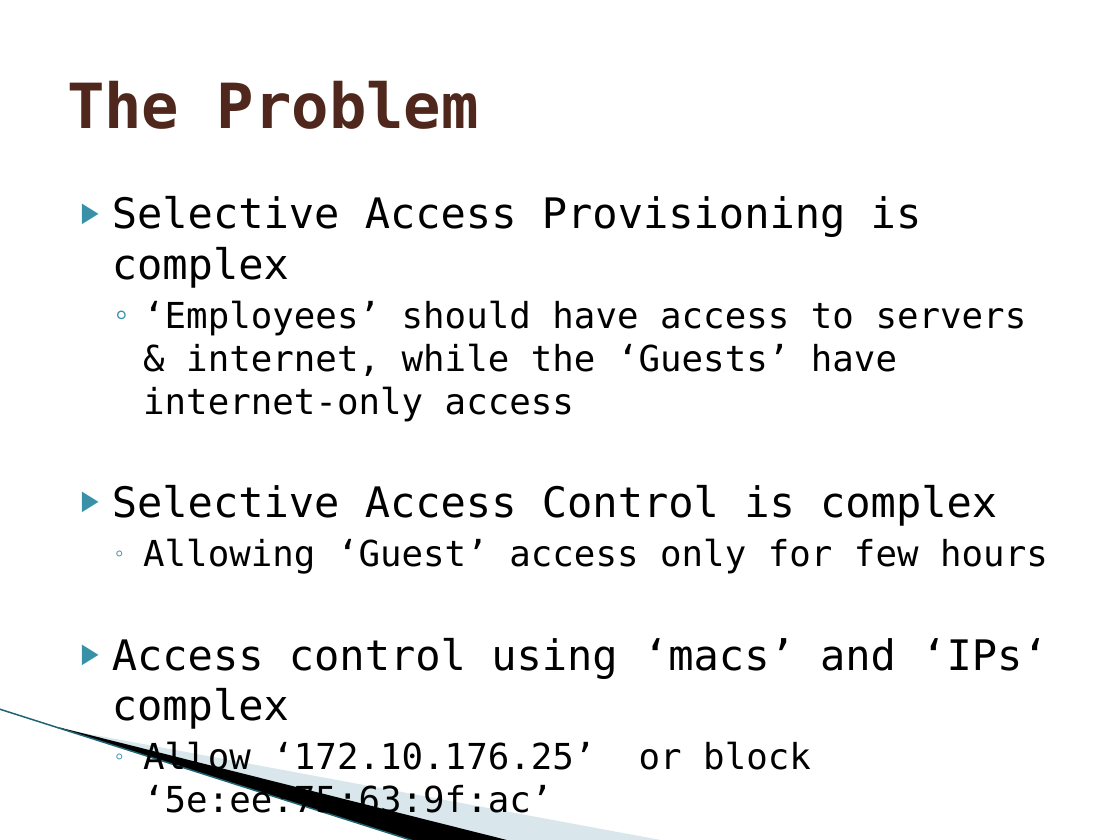
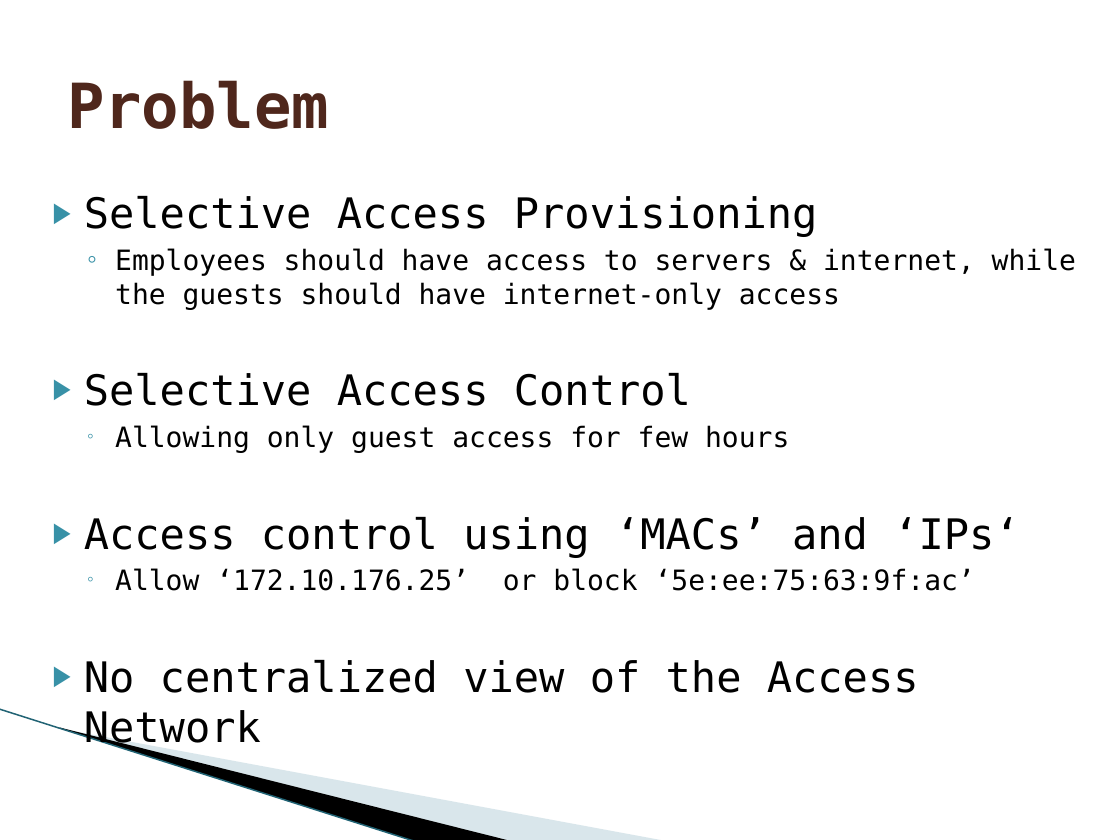
Before and after one commit to onfsdn/access_prov, a slide deck: slide 2 of Dynamic Access Provision.pptx. Drawn at 1120x840 pixels with LibreOffice and Linux fonts; fonts in the diff are those of the drawing; background and template pictures are left out. Boxes give left, top, right and bottom in pixels: in the first picture for what was removed or moved away, otherwise in the second. Text is boxed around its words. In the diff, an @@ line names an element or a change of style, - is before the commit and + after.

```diff
--- a/Dynamic Access Provision.pptx
+++ b/Dynamic Access Provision.pptx
@@ title at (x1=67, y1=80, x2=329, y2=129): text changed @@
-The Problem
+Problem
@@ text "Selective Access Provisioning" moved from (x1=112, y1=196, x2=1048, y2=821) to (x1=84, y1=196, x2=1076, y2=752) @@
@@ text at (x1=84, y1=196, x2=1076, y2=558): text changed; size 23 to 18 pt @@
-▶ Selective Access Provisioning is complex
-  ◦ ‘Employees’ should have access to servers & internet, while the ‘Guests’ have internet-only access
-  ▶ Selective Access Control is complex
-  ◦ Allowing ‘Guest’ access only for few hours
-  ▶ Access control using ‘macs’ and ‘IPs‘ complex
+▶ Selective Access Provisioning
+  ◦ Employees should have access to servers & internet, while the guests should have internet-only access
+  ▶ Selective Access Control
+  ◦ Allowing only guest access for few hours
+  ▶ Access control using ‘MACs’ and ‘IPs‘
@@ text at (x1=84, y1=568, x2=975, y2=752): size 23 to 18 pt in "Allow ‘172.10.176.25’ or block ‘5e:ee:75:63:9f:ac’"; size 23 to 27 pt in "No" @@
```
Also in this commit, not shown: 4 other slides changed, 1 slide added, 1 slide removed, 1 other file.
